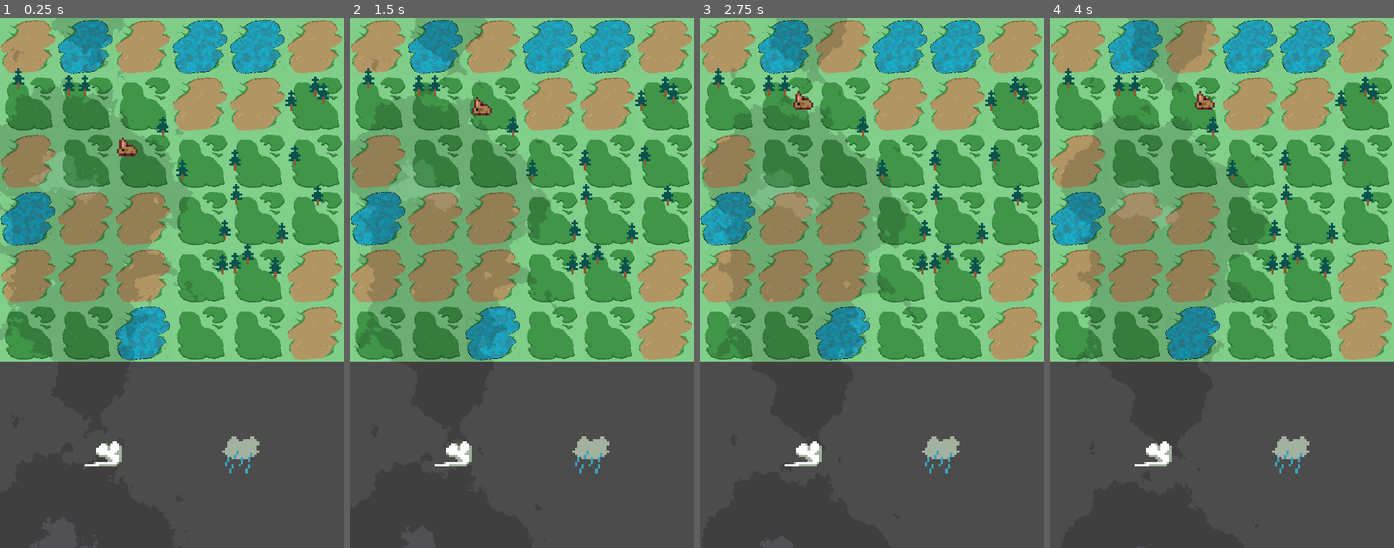
Above: before the commit, frames 1-4 (left to right).
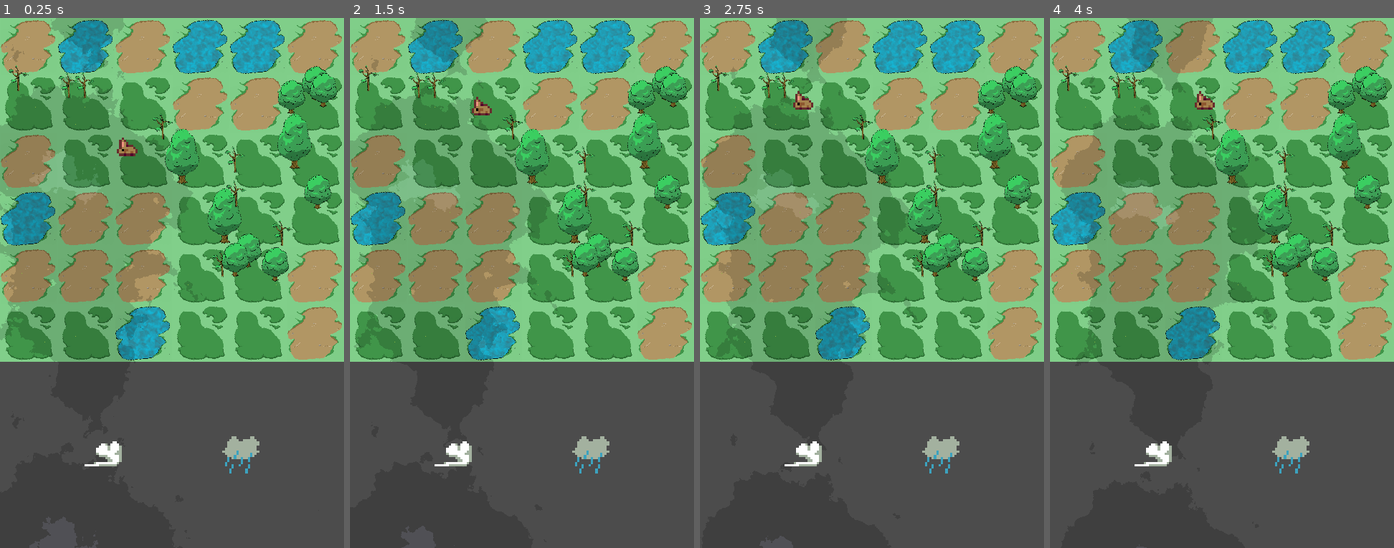
Above: after the commit, the same moments.

Repository: MrBSmith/Haven
Game: Godot game, scene res://Scenes/Garden/Garden.tscn
The game is run twice, just before and just after one commit, with the same random seed, the same clock (stepped at 60 frames per second) and the same inputs. The engine's default icon, where the game draws it, is replaced by a stand-in: a white triangle on a blue panel in a dark square.
Inputs (mouse positions are in pixels of both pictures, inside the frame that each line leads up to):
- Up to frame 1 (0.25 s): no input
- Up to frame 2 (1.5 s): tap Enter (ui_accept) at 0.5, 0.77 s; move the mouse to (377, 60) at 0.52 s; press the mouse at (377, 60) at 0.53 s; move the mouse to (453, 452) at 1.27 s; release the mouse at (453, 452) at 1.28 s; click (453, 452) at 1.35 s
- Up to frame 3 (2.75 s): tap Enter (ui_accept) at 1.52 s; move the mouse to (940, 452) at 2.02 s; press the mouse at (940, 452) at 2.03 s
- Up to frame 4 (4 s): move the mouse to (1204, 389) at 2.77 s; release the mouse at (1204, 389) at 2.78 s; click (1204, 389) at 2.85 s; tap Enter (ui_accept) at 3.02, 3.77 s; move the mouse to (1325, 362) at 3.52 s; press the mouse at (1325, 362) at 3.53 s

The runs differ from the first frame. In frame 1, 4.1% of the frame differs, in the area x 2-99%, y 8-50%; in frame 2, 4.1%; in frame 3, 4.1%; in frame 4, 4.1%.

Commit message:
Add tree growth state API

Diff:
--- a/AbstractClasses/Seed.gd
+++ b/AbstractClasses/Seed.gd
@@ -25,7 +25,7 @@
 		print_debug("The tile reference doesn't exists")
 		return
 
-	var tree = Globals.tree_types[0].instance()
+	var tree = Resource_Loader.tree_types[0].instance()
 	tree.set_position(get_position())
 	tile.call_deferred("add_child", tree)
 
--- a/AbstractClasses/Tile.gd
+++ b/AbstractClasses/Tile.gd
@@ -54,9 +54,11 @@
 # Generate the flora of the tile, based on its type
 # Called by the grid when the tile is generated
 func generate_flora(astar_sample_freq: float):
-	generate_plant(Globals.grass, tile_type.min_grass_nb, tile_type.max_grass_nb, 70, true, astar_sample_freq)
-	generate_plant(Globals.flower_types, tile_type.min_flower_nb, tile_type.max_flower_nb, 70, true, astar_sample_freq)
-	generate_plant(Globals.base_tree, tile_type.min_tree_nb, tile_type.max_tree_nb, 40, true, astar_sample_freq)
+	generate_plant(Resource_Loader.grass, tile_type.min_grass_nb, tile_type.max_grass_nb, 70, true, astar_sample_freq)
+	generate_plant(Resource_Loader.flower_types, tile_type.min_flower_nb, tile_type.max_flower_nb, 70, true, astar_sample_freq)
+
+	var tree_scene = load(Resource_Loader.oak.get_random_growth_state())
+	generate_plant(tree_scene, tile_type.min_tree_nb, tile_type.max_tree_nb, 40, true, astar_sample_freq)
 
 	emit_signal("tile_created")
 
@@ -131,7 +133,7 @@
 
 # Change the type of the tile for the given one
 func change_tile_type(type_name: String, generation: bool = false):
-	var tile_type_scene = Globals.tiles_type[type_name]
+	var tile_type_scene = Resource_Loader.tiles_type[type_name]
 	var new_tile_type = tile_type_scene.instance()
 
 	# If the type to be changed in is the same as the current type, abort
--- a/Autoloads/Globals.gd
+++ b/Autoloads/Globals.gd
@@ -1,30 +1,6 @@
 extends Node2D
 
 #### GLOBALS AUTOLOAD ####
-
-const tile = preload("res://Scenes/Tiles/Tile.tscn")
-
-var tiles_type = {
-	"Swamp" : preload("res://Scenes/Tiles/TileType/WetTiles/Swamp/SwampTile.tscn"),
-	"Soil" : preload("res://Scenes/Tiles/TileType/DryTiles/Soil/SoilTile.tscn"),
-	"Water" : preload("res://Scenes/Tiles/TileType/WetTiles/Water/WaterTile.tscn"),
-	"Grass" : preload("res://Scenes/Tiles/TileType/DryTiles/Grass/GrassTile.tscn"),
-	"Sand" : preload("res://Scenes/Tiles/TileType/DryTiles/Sand/SandTile.tscn")
-}
-
-const base_tree = preload("res://Scenes/Plants/Trees/Tree.tscn")
-const grass = preload("res://Scenes/Plants/SmallPlants/Grass.tscn")
-const blue_flower = preload("res://Scenes/Plants/SmallPlants/Flowers/BlueFlower/BlueFlower.tscn")
-const red_flower = preload("res://Scenes/Plants/SmallPlants/Flowers/RedFlower/RedFlower.tscn")
-
-var tree_types = [base_tree]
-var flower_types = [blue_flower, red_flower]
-
-const lightning_scene = preload("res://Scenes/Projectile/Lightning.tscn")
-const lighting_main_branch = preload("res://Scenes/Projectile/LightingMainBranch.tscn")
-const lighting_branch = preload("res://Scenes/Projectile/LightingProjectile.tscn")
-
-const fire_fx = preload("res://Scenes/VFX/Fire.tscn")
 
 var window_width = ProjectSettings.get_setting("display/window/size/width")
 var window_height = ProjectSettings.get_setting("display/window/size/height")
@@ -70,6 +46,6 @@
 #### DEBUG FUNCTIONS ####
 
 func generate_thunder_debug(pos: Vector2):
-	var lightning = lightning_scene.instance()
+	var lightning = Resource_Loader.lightning_scene.instance()
 	lightning.impact_point = pos
 	add_child(lightning)
--- /dev/null
+++ b/Autoloads/Resource_Loader.gd
@@ -0,0 +1,51 @@
+extends Node
+
+const TYPE : String = ""
+
+const tile = preload("res://Scenes/Tiles/Tile.tscn")
+
+var tiles_type = {
+	"Swamp" : preload("res://Scenes/Tiles/TileType/WetTiles/Swamp/SwampTile.tscn"),
+	"Soil" : preload("res://Scenes/Tiles/TileType/DryTiles/Soil/SoilTile.tscn"),
+	"Water" : preload("res://Scenes/Tiles/TileType/WetTiles/Water/WaterTile.tscn"),
+	"Grass" : preload("res://Scenes/Tiles/TileType/DryTiles/Grass/GrassTile.tscn"),
+	"Sand" : preload("res://Scenes/Tiles/TileType/DryTiles/Sand/SandTile.tscn")
+}
+
+var oak = preload("res://Scenes/Plants/Trees/Oak/OakBase.tscn").instance()
+const grass = preload("res://Scenes/Plants/SmallPlants/Grass.tscn")
+const blue_flower = preload("res://Scenes/Plants/SmallPlants/Flowers/BlueFlower/BlueFlower.tscn")
+const red_flower = preload("res://Scenes/Plants/SmallPlants/Flowers/RedFlower/RedFlower.tscn")
+
+var tree_types = [oak]
+var flower_types = [blue_flower, red_flower]
+
+const lightning_scene = preload("res://Scenes/Projectile/Lightning.tscn")
+const lighting_main_branch = preload("res://Scenes/Projectile/LightingMainBranch.tscn")
+const lighting_branch = preload("res://Scenes/Projectile/LightingProjectile.tscn")
+
+const fire_fx = preload("res://Scenes/VFX/Fire.tscn")
+
+#### ACCESSORS ####
+
+func is_type(value : String) -> bool: return value == TYPE or .is_type(value)
+func get_type() -> String : return TYPE
+
+
+#### BUILT-IN ####
+
+
+
+#### LOGIC ####
+
+
+
+#### VIRTUALS ####
+
+
+
+#### INPUTS ####
+
+
+
+#### SIGNAL RESPONSES ####
--- a/Node2D.gd
+++ b/Node2D.gd
@@ -14,7 +14,7 @@
 
 
 func generate_thunder(impact_pos: Vector2):
-	var lightning_projectile = Globals.lighting_main_branch.instance()
+	var lightning_projectile = Resource_Loader.lighting_main_branch.instance()
 	lightning_projectile.connect("collided", self, "_on_lightning_collided")
 	lightning_projectile.connect("tree_exiting", self, "_on_lightning_over")
 
--- a/Scenes/Animations/MovingSeed/MovingSeed.tscn
+++ b/Scenes/Animations/MovingSeed/MovingSeed.tscn
@@ -4,6 +4,7 @@
 [ext_resource path="res://Scenes/Animations/MovingSeed/MovingSeed.gd" type="Script" id=2]
 
 [node name="MovingSeed" type="Node2D"]
+scale = Vector2( 20, 20 )
 script = ExtResource( 2 )
 
 [node name="Sprite" type="Sprite" parent="."]
--- a/Scenes/Garden/Grid.gd
+++ b/Scenes/Garden/Grid.gd
@@ -66,7 +66,7 @@
 # Place a tile, and give it the given type
 func place_single_tile(tile_type: String, grid_position: Vector2):
 	var tile_size = Globals.TILE_SIZE
-	var new_tile = Globals.tile.instance()
+	var new_tile = Resource_Loader.tile.instance()
 
 	new_tile.set_position(grid_position * tile_size + (tile_size / 2))
 	new_tile.set_grid_position(grid_position)
--- a/Scenes/Plants/SmallPlants/Grass.gd
+++ b/Scenes/Plants/SmallPlants/Grass.gd
@@ -27,7 +27,7 @@
 		return
 
 	var local_pos = rdm_pos - tile_under_pos.get_global_position()
-	var new_grass = Globals.grass.instance()
+	var new_grass = Resource_Loader.grass.instance()
 
 	if tile_under_pos.is_plant_correct_position(new_grass, rdm_pos, min_sibling_dist):
 		tile_under_pos.add_plant(new_grass, local_pos)
--- /dev/null
+++ b/Scenes/Plants/Trees/Oak/MediumOak.tscn
@@ -0,0 +1,17 @@
+[gd_scene load_steps=3 format=2]
+
+[ext_resource path="res://Scenes/Plants/Trees/Oak/OakBase.tscn" type="PackedScene" id=1]
+[ext_resource path="res://Scenes/Plants/Trees/Oak/Oak.png" type="Texture" id=2]
+
+[node name="MediumOak" instance=ExtResource( 1 )]
+
+[node name="Sprite" parent="." index="1"]
+texture = ExtResource( 2 )
+
+[node name="Foliage" parent="Skeleton2D" index="0"]
+position = Vector2( 0, -120 )
+rest = Transform2D( 0, -1, 1, 0, 0, 1 )
+default_length = 120.0
+
+[node name="Trunc" parent="Skeleton2D" index="1"]
+default_length = 120.0
--- /dev/null
+++ b/Scenes/Plants/Trees/Oak/Oak.gd
@@ -0,0 +1,29 @@
+extends TreeBase
+class_name Oak
+
+const TYPE : String = "Oak"
+
+
+#### ACCESSORS ####
+
+func is_type(value : String) -> bool: return value == TYPE or .is_type(value)
+func get_type() -> String : return TYPE
+
+
+#### BUILT-IN ####
+
+
+
+#### LOGIC ####
+
+
+
+#### VIRTUALS ####
+
+
+
+#### INPUTS ####
+
+
+
+#### SIGNAL RESPONSES ####
--- /dev/null
+++ b/Scenes/Plants/Trees/Oak/OakBase.tscn
@@ -0,0 +1,22 @@
+[gd_scene load_steps=2 format=2]
+
+[ext_resource path="res://Scenes/Plants/Trees/Tree.tscn" type="PackedScene" id=1]
+
+[node name="OakBase" instance=ExtResource( 1 )]
+tree_growth_state = {
+"Medium": "res://Scenes/Plants/Trees/Oak/MediumOak.tscn",
+"Old": "res://Scenes/Plants/Trees/Oak/OldOak.tscn",
+"Young": "res://Scenes/Plants/Trees/Oak/YoungOak.tscn"
+}
+
+[node name="Sprite" parent="." index="1"]
+position = Vector2( -2.47487, -210.718 )
+
+[node name="Foliage" parent="Skeleton2D" index="0"]
+position = Vector2( 0, -70 )
+rest = Transform2D( 0, -1, 1, 0, 0, -70 )
+default_length = 70.0
+
+[node name="Trunc" parent="Skeleton2D" index="1"]
+rest = Transform2D( 0, -1, 1, 0, 0, 0 )
+default_length = 70.0
--- /dev/null
+++ b/Scenes/Plants/Trees/Oak/OldOak.tscn
@@ -0,0 +1,21 @@
+[gd_scene load_steps=3 format=2]
+
+[ext_resource path="res://Scenes/Plants/Trees/Oak/OakBase.tscn" type="PackedScene" id=1]
+[ext_resource path="res://Scenes/Plants/Trees/Oak/OldOak.png" type="Texture" id=2]
+
+[node name="OldOak" instance=ExtResource( 1 )]
+tree_growth_state = {
+"Medium": "res://Scenes/Plants/Trees/Oak/MediumOak.tscn",
+"Old": "res://Scenes/Plants/Trees/Oak/OldOak.tscn",
+"Young": "res://Scenes/Plants/Trees/Oak/YoungOak.tscn"
+}
+
+[node name="Sprite" parent="." index="1"]
+texture = ExtResource( 2 )
+
+[node name="Foliage" parent="Skeleton2D" index="0"]
+position = Vector2( 0, -200 )
+default_length = 200.0
+
+[node name="Trunc" parent="Skeleton2D" index="1"]
+default_length = 200.0
--- /dev/null
+++ b/Scenes/Plants/Trees/Oak/YoungOak.tscn
@@ -0,0 +1,9 @@
+[gd_scene load_steps=3 format=2]
+
+[ext_resource path="res://Scenes/Plants/Trees/Oak/OakBase.tscn" type="PackedScene" id=1]
+[ext_resource path="res://Scenes/Plants/Trees/Oak/YoungOak.png" type="Texture" id=2]
+
+[node name="YoungOak" instance=ExtResource( 1 )]
+
+[node name="Sprite" parent="." index="1"]
+texture = ExtResource( 2 )
--- a/Scenes/Plants/Trees/Tree.gd
+++ b/Scenes/Plants/Trees/Tree.gd
@@ -6,6 +6,12 @@
 signal generate_seed(pos, velocity, tree_type)
 
 var fire_propagation_dist : float = Globals.TILE_SIZE.x * 0.75
+
+export var tree_growth_state = {
+	"Young": null ,
+	"Medium": null,
+	"Old": null
+}
 
 #### ACCESSORS ####
 
@@ -34,12 +40,22 @@
 		propagate_fire()
 
 
+# Get a random growth state of the tree
+# Return the path of the scene corresponding to this state
+func get_random_growth_state() -> String:
+	var nb_types = tree_growth_state.size()
+	var tree_state_array = tree_growth_state.values()
+	var rdm_type_id = randi() % nb_types
+
+	return tree_state_array[rdm_type_id]
+
+
 func apply_wind(wind_dir: Vector2, force: int, duration: float):
 	var seed_rng = randi() % 100
 	$StatesMachine/Wind.start_wind_animation(wind_dir, force, duration)
 
 	if seed_rng < seed_spawn_chances:
-		emit_signal("generate_seed", global_position, wind_dir * force, Globals.base_tree)
+		emit_signal("generate_seed", global_position, wind_dir * force, Resource_Loader.oak)
 
 	if is_on_fire():
 		propagate_fire(wind_dir)
@@ -93,7 +109,7 @@
 
 func set_fire(thunder: bool = false):
 	.set_fire(thunder)
-	var fire = Globals.fire_fx.instance()
+	var fire = Resource_Loader.fire_fx.instance()
 	$FirePosition.add_child(fire)
 	on_fire = true
 
--- a/Scenes/Plants/Trees/Tree.tscn
+++ b/Scenes/Plants/Trees/Tree.tscn
@@ -1,33 +1,19 @@
-[gd_scene load_steps=8 format=2]
+[gd_scene load_steps=7 format=2]
 
-[ext_resource path="res://Scenes/Plants/Trees/Pine.png" type="Texture" id=1]
 [ext_resource path="res://Scenes/Plants/Trees/Tree.gd" type="Script" id=2]
 [ext_resource path="res://AbstractClasses/StateMachine.gd" type="Script" id=3]
 [ext_resource path="res://Scenes/Plants/Trees/States/Idle.gd" type="Script" id=4]
 [ext_resource path="res://Scenes/Plants/Trees/Wind.gd" type="Script" id=5]
 
 [sub_resource type="RectangleShape2D" id=1]
-extents = Vector2( 5, 5 )
+extents = Vector2( 19.0563, 29.4117 )
 
 [sub_resource type="RectangleShape2D" id=2]
 extents = Vector2( 2.98321, 4.63424 )
 
 [node name="Tree" type="StaticBody2D"]
-scale = Vector2( 20, 20 )
 z_index = 1
 script = ExtResource( 2 )
-__meta__ = {
-"_edit_lock_": true
-}
-
-[node name="Sprite" type="Polygon2D" parent="."]
-offset = Vector2( 0, -4.5 )
-texture = ExtResource( 1 )
-skeleton = NodePath("../Skeleton2D")
-polygon = PoolVector2Array( 2.5, 4.5, -2.5, 4.5, -2.5, -4.5, 2.5, -4.5 )
-uv = PoolVector2Array( 5, 9, 0, 9, 0, 0, 5, 0 )
-polygons = [ PoolIntArray( 0, 1, 2, 3 ) ]
-bones = [ NodePath("Trunc"), PoolRealArray( 0.5, 0, 0, 0 ), NodePath("Foliage"), PoolRealArray( 0, 0, 1, 1 ) ]
 __meta__ = {
 "_edit_lock_": true
 }
@@ -35,6 +21,9 @@
 [node name="CollisionShape2D" type="CollisionShape2D" parent="."]
 position = Vector2( 0, -0.5 )
 shape = SubResource( 1 )
+
+[node name="Sprite" type="Sprite" parent="."]
+scale = Vector2( 1, 1 )
 
 [node name="Skeleton2D" type="Skeleton2D" parent="."]
 __meta__ = {
--- a/Scenes/Projectile/LightingProjectile.gd
+++ b/Scenes/Projectile/LightingProjectile.gd
@@ -91,7 +91,7 @@
 	if new_width < 1.0:
 		return
 
-	var new_branch = Globals.lighting_branch.instance()
+	var new_branch = Resource_Loader.lighting_branch.instance()
 	new_branch.width = new_width
 
 	new_branch.direction = compute_rdm_direction(direction)
--- a/Scenes/Projectile/WindTrail.tscn
+++ b/Scenes/Projectile/WindTrail.tscn
@@ -23,4 +23,3 @@
 round_precision = 1
 antialiased = true
 script = ExtResource( 4 )
-trail_max_lenght = 6
--- a/Scenes/VFX/Trail/Trail.gd
+++ b/Scenes/VFX/Trail/Trail.gd
@@ -8,7 +8,7 @@
 func _ready():
 	set_as_toplevel(true)
 
-	trail_max_lenght *= Globals.get_tile_upscale().x
+	trail_max_lenght = int(trail_max_lenght * Globals.get_tile_upscale().x)
 
 
 #### BUILT-IN ####
--- a/project.godot
+++ b/project.godot
@@ -143,6 +143,11 @@
 "class": "MultiplePhaseProjectile",
 "language": "GDScript",
 "path": "res://Scenes/Projectile/MultiplePhaseProjectile.gd"
+}, {
+"base": "TreeBase",
+"class": "Oak",
+"language": "GDScript",
+"path": "res://Scenes/Plants/Trees/Oak/Oak.gd"
 }, {
 "base": "Node2D",
 "class": "Pathfinder",
@@ -337,6 +342,7 @@
 "MotionPhase": "",
 "MoveToState": "",
 "MultiplePhaseProjectile": "",
+"Oak": "",
 "Pathfinder": "",
 "Plant": "",
 "Pollinating": "",
@@ -384,6 +390,7 @@
 ScreenArea="*res://Autoloads/ScreenArea.tscn"
 Events="*res://Autoloads/Events.gd"
 AnimalSpawn="*res://Autoloads/AnimalSpawn.tscn"
+Resource_Loader="*res://Autoloads/Resource_Loader.gd"
 
 [display]
 
Binary file added: Scenes/Plants/Trees/Oak/Oak.png
Not shown, added: Scenes/Plants/Trees/Oak/Oak.png.import
Binary file added: Scenes/Plants/Trees/Oak/OldOak.png
Not shown, added: Scenes/Plants/Trees/Oak/OldOak.png.import
Binary file added: Scenes/Plants/Trees/Oak/YoungOak.png
Not shown, added: Scenes/Plants/Trees/Oak/YoungOak.png.import
